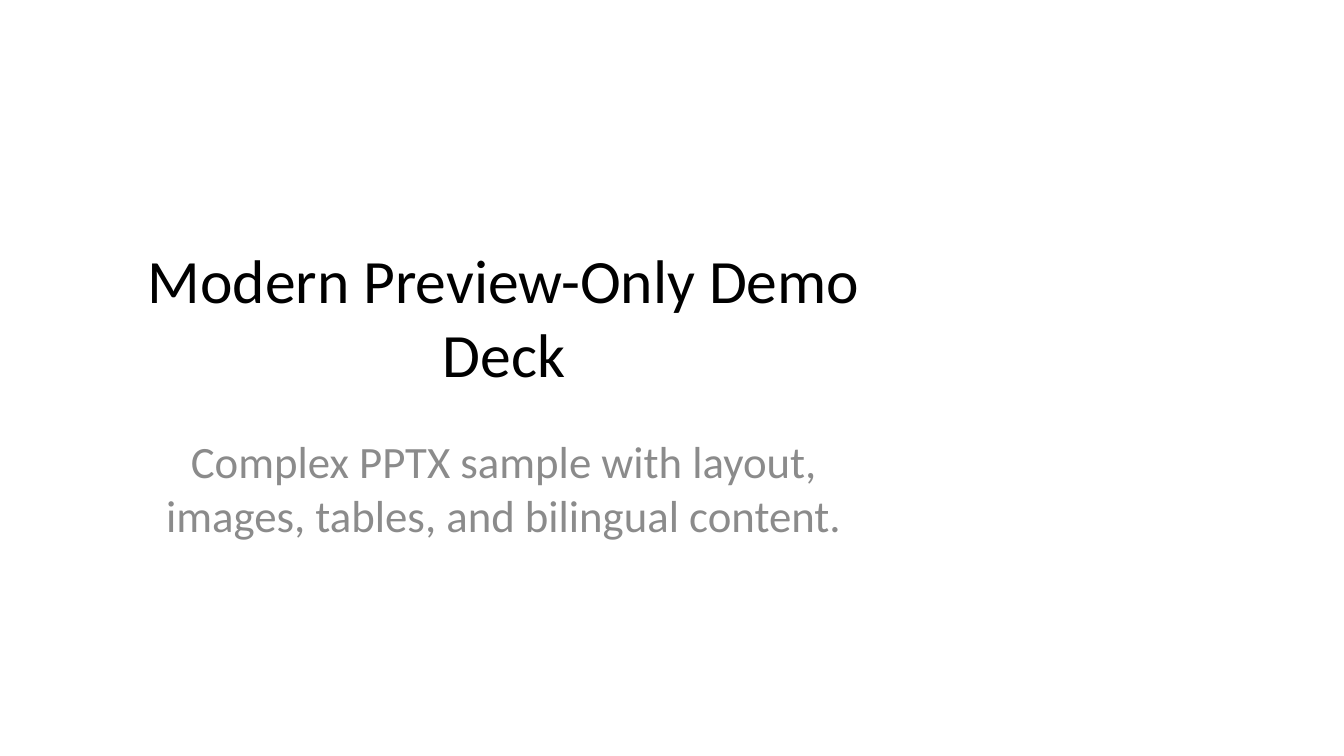
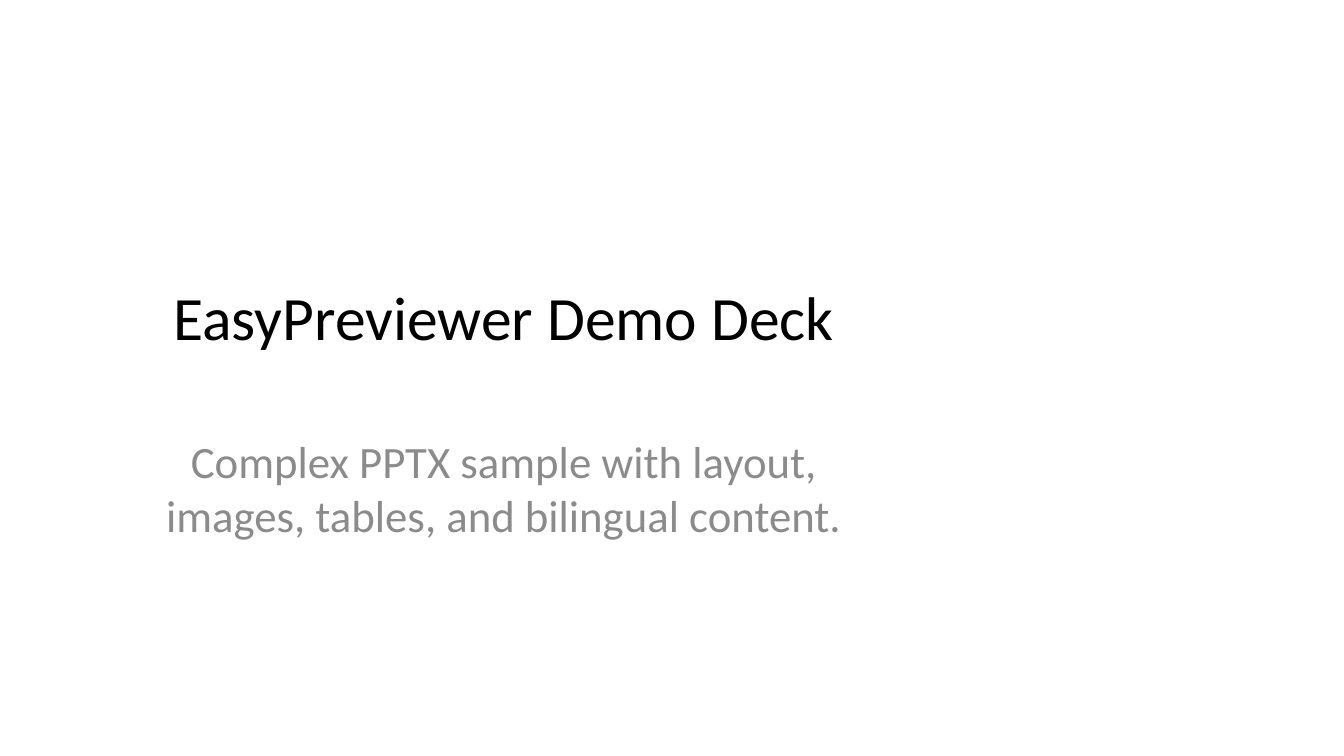
Before and after one commit to junhuih/EasyPreviewer, a slide deck: slide 1 of backend/src/main/resources/static/demo/files/sample-complex.pptx. Drawn at 1344x756 pixels with LibreOffice and Linux fonts; fonts in the diff are those of the drawing. Boxes give left, top, right and bottom in pixels: in the first picture for what was removed or moved away, otherwise in the second. Text is boxed around its words. In the diff, an @@ line names an element or a change of style, - is before the commit and + after.

Commit message:
chore: save current preview work

```diff
--- a/backend/src/main/resources/static/demo/files/sample-complex.pptx
+++ b/backend/src/main/resources/static/demo/files/sample-complex.pptx
@@ title at <box>173,297,833,350</box>: text changed @@
-Modern Preview-Only Demo Deck
+EasyPreviewer Demo Deck
```
Also in this commit, not shown: 33 other files.
